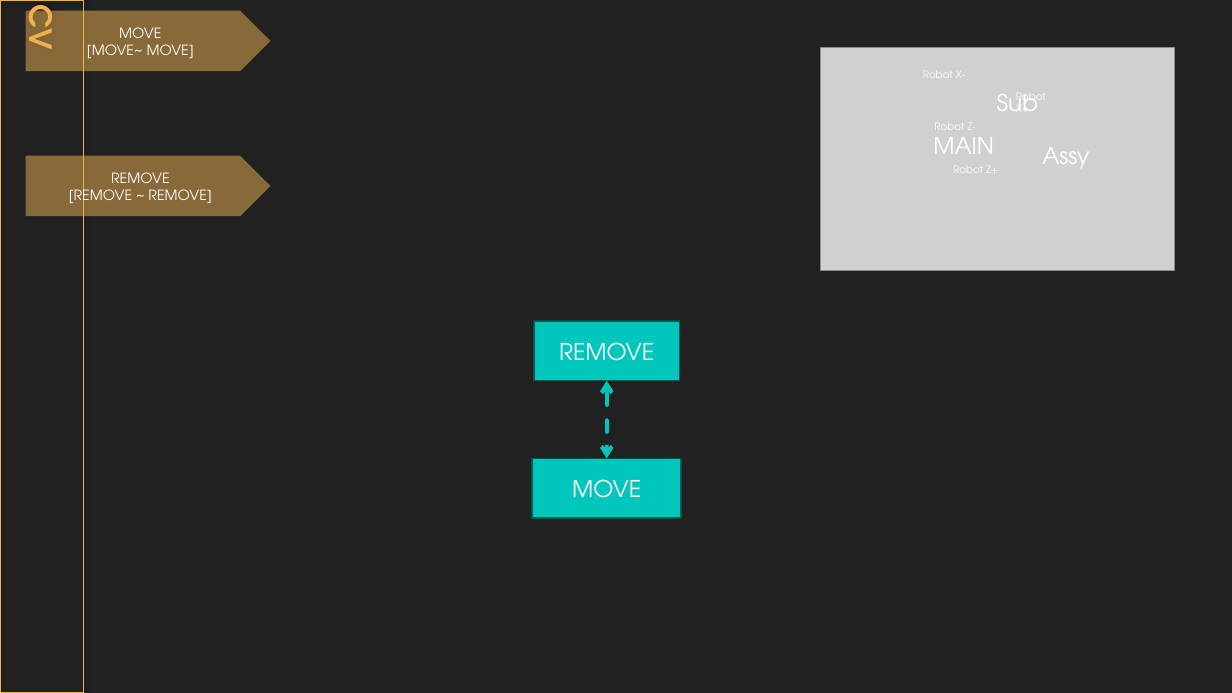
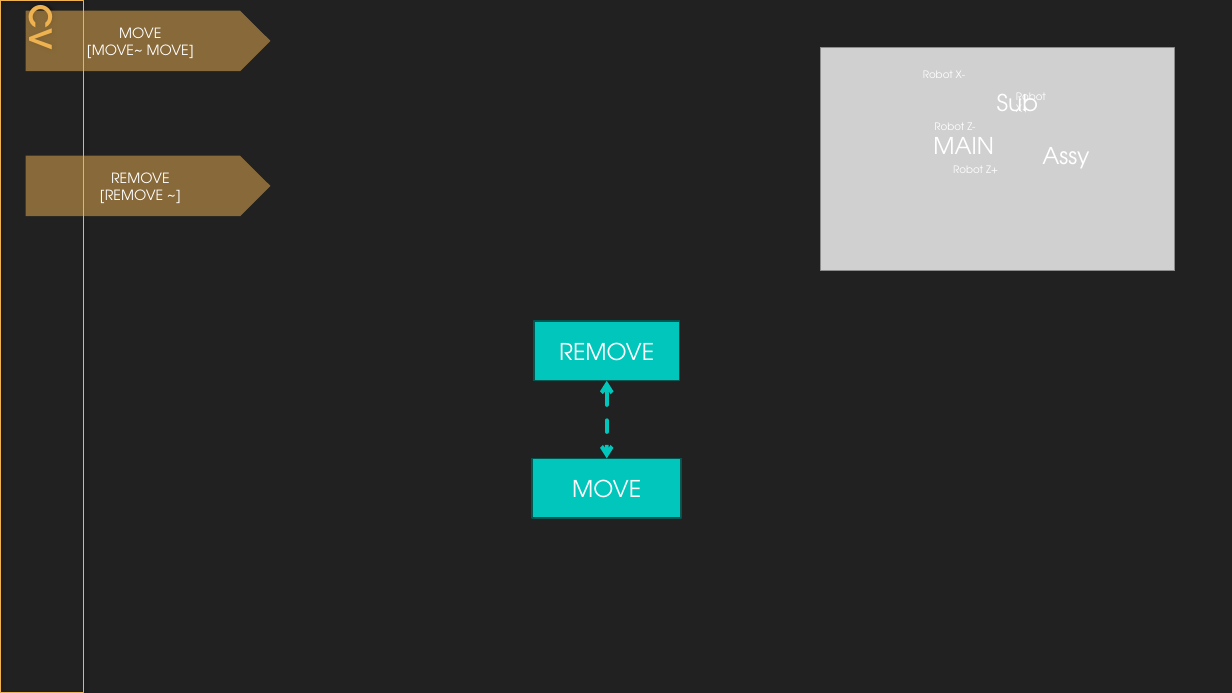
Before and after one commit to DualsoftDev/ds, a slide deck: slide 2 of DsDotNet/src/UnitTest/UnitTest.Model/ImportOfficeExample/Sample/Lib/Conveyor/CVRemove.pptx. Drawn at 1232x693 pixels with LibreOffice and Linux fonts; fonts in the diff are those of the drawing; grey boxes stand for pictures. Boxes give left, top, right and bottom in pixels: in the first picture for what was removed or moved away, otherwise in the second. Text is boxed around its words. In the diff, an @@ line names an element or a change of style, - is before the commit and + after.

```diff
--- a/DsDotNet/src/UnitTest/UnitTest.Model/ImportOfficeExample/Sample/Lib/Conveyor/CVRemove.pptx
+++ b/DsDotNet/src/UnitTest/UnitTest.Model/ImportOfficeExample/Sample/Lib/Conveyor/CVRemove.pptx
@@ text in pentagon arrow at box(100, 189, 163, 203): text changed @@
-[REMOVE ~ REMOVE]
+[REMOVE ~]
```
Also in this commit, not shown: 8 other files.
